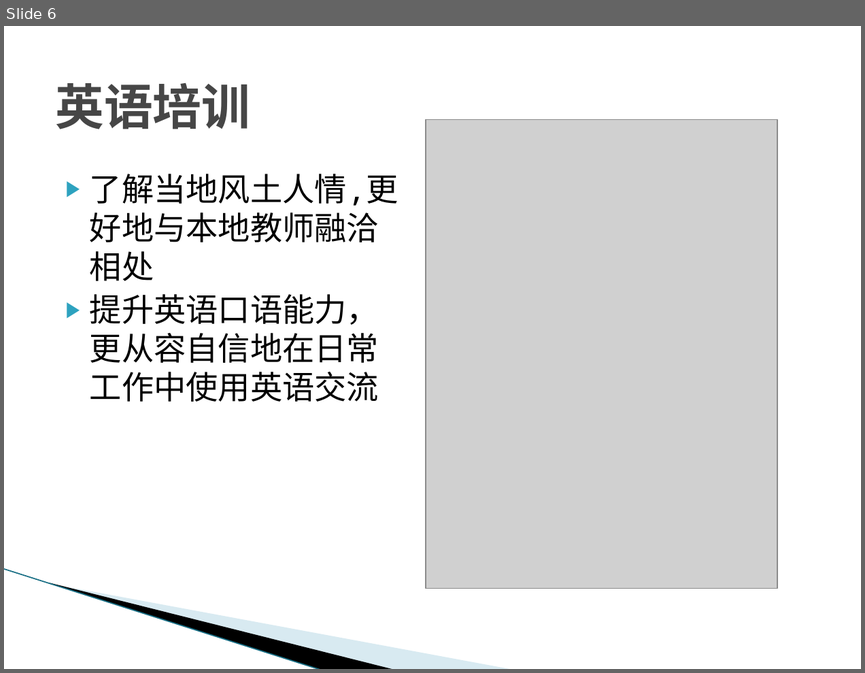
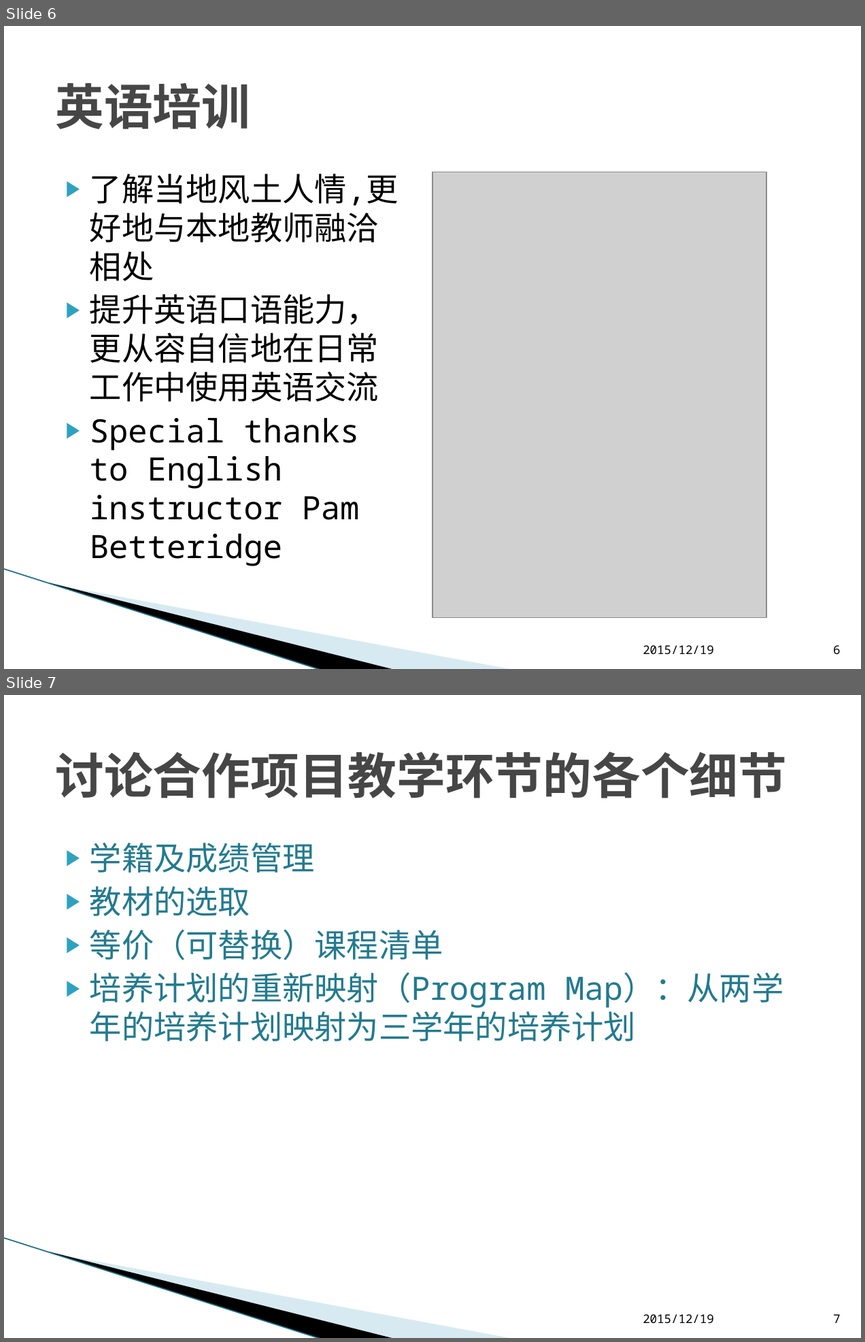
Before and after one commit to L3w1s-L1u/_outline, a slide deck: _Holland_College/赴加培训工作汇报.pptx. Shown one above the other, each under a label of ours: slide 6 before the commit, slides 6 and 7 after it. The pictures are 865x673 and 865x1342 pixels, drawn with LibreOffice and Linux fonts; fonts in the diff are those of the drawing; grey boxes stand for pictures; background and template pictures are left out. Boxes give left, top, right and bottom in pixels: in the first picture for what was removed or moved away, otherwise in the second. Text is boxed around its words. In the diff, an @@ line names an element or a change of style, - is before the commit and + after.

```diff
--- a/_Holland_College/赴加培训工作汇报.pptx
+++ b/_Holland_College/赴加培训工作汇报.pptx
@@ slide 7 added at box(4, 695, 861, 1338), background #FFFFFF; not listed: 3 template elements that a slide beside it also shows @@
@@ title added at box(55, 751, 787, 798), 41 pt, text #464646, bold @@
+讨论合作项目教学环节的各个细节
@@ text added at box(90, 843, 783, 1041), 27 pt, text #227A8F @@
+▶ 学籍及成绩管理
+▶ 教材的选取
+▶ 等价（可替换）课程清单
+▶ 培养计划的重新映射（Program Map）：从两学年的培养计划映射为三学年的培养计划
@@ text added at box(643, 1314, 714, 1323), 10 pt, text #000000 @@
+2015/12/19
@@ page number added at box(833, 1314, 840, 1323), 10 pt, text #000000 @@
+7
@@ slide 6 changed as well @@
@@ picture: place and size @@
-picture at box(426, 119, 777, 588)
+picture at box(432, 172, 766, 617)
@@ text at box(90, 418, 360, 566): paragraph added @@
+▶ Special thanks to English instructor Pam Betteridge
@@ text added at box(643, 645, 714, 654), 10 pt, text #000000 @@
+2015/12/19
@@ page number added at box(833, 645, 840, 654), 10 pt, text #000000 @@
+6
```
Also in this commit, not shown: 7 other slides changed, 13 other slides added, 3 slides removed, 5 other files.
